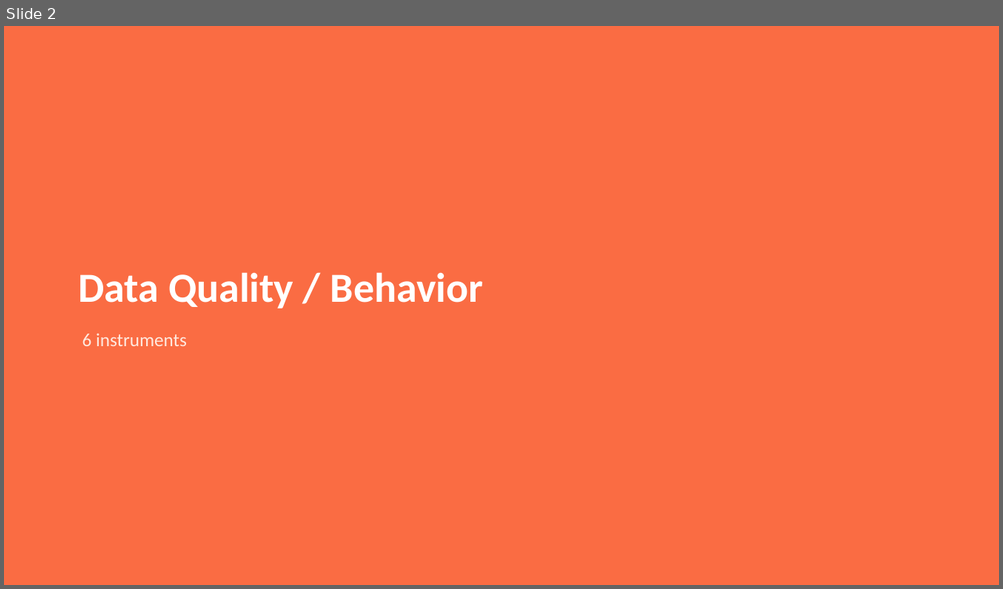
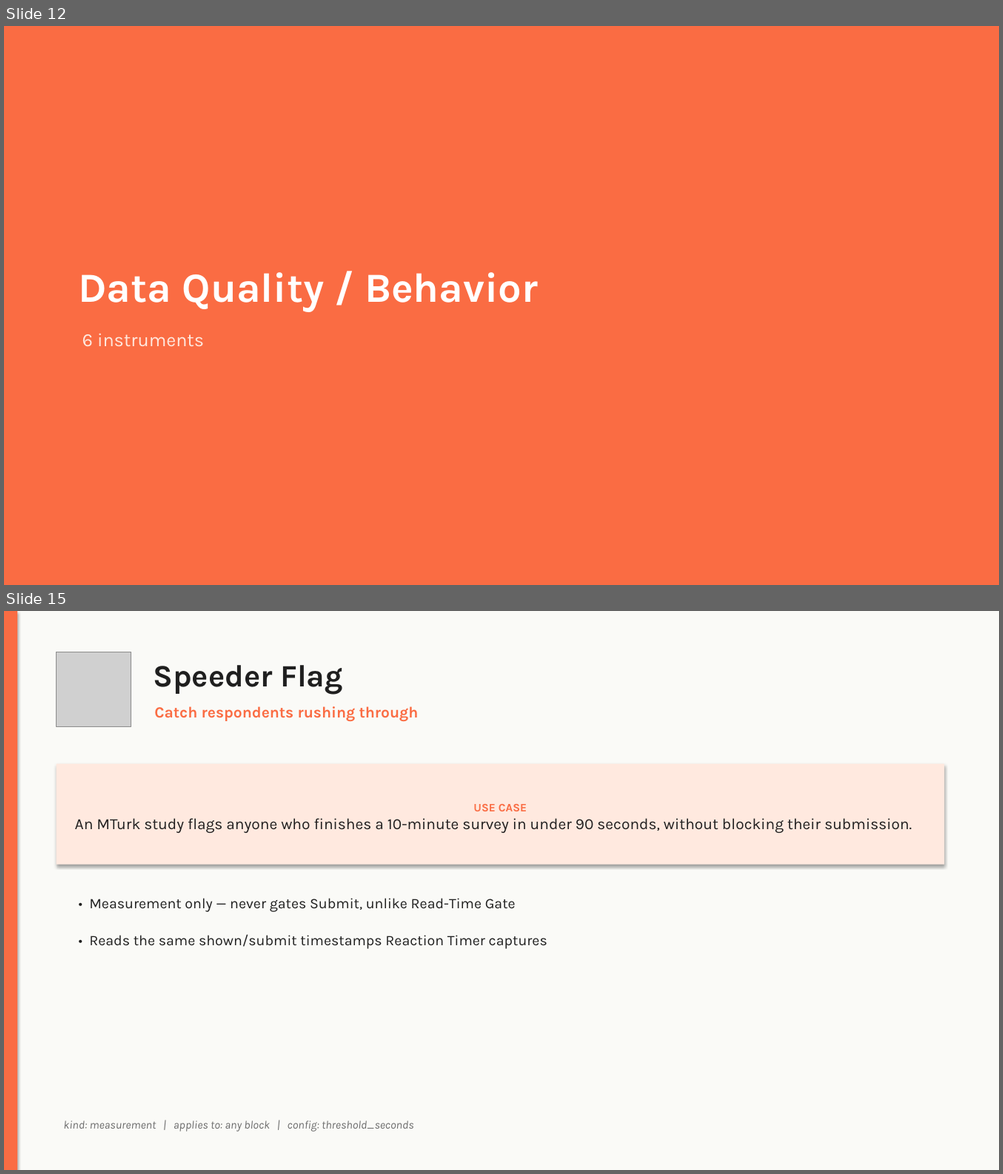
Before and after one commit to akilocorp/rag_platform, a slide deck: studio_instruments.pptx. Shown one above the other, each under a label of ours: slide 2 before the commit, slides 12 and 15 after it; the slides between them are not shown. The pictures are 1003x589 and 1003x1174 pixels, drawn with LibreOffice and Linux fonts; fonts in the diff are those of the drawing; grey boxes stand for pictures. Boxes give left, top, right and bottom in pixels: in the first picture for what was removed or moved away, otherwise in the second. Text is boxed around its words. In the diff, an @@ line names an element or a change of style, - is before the commit and + after.

```diff
--- a/studio_instruments.pptx
+++ b/studio_instruments.pptx
@@ slide 15 added at [4,611,999,1170], background #FFFFFF @@
@@ rectangle added at [4,611,999,1170], fill #FAFAF7 @@
@@ rectangle added at [4,611,17,1170], fill #FA6C43 @@
@@ picture added at [57,652,131,726] @@
@@ text added at [153,665,343,695], 30 pt, text #1F1F1F, bold @@
+Speeder Flag
@@ text added at [154,706,418,721], 15 pt, text #FA6C43, bold @@
+Catch respondents rushing through
@@ rectangle added at [57,764,944,865], fill #FFE9DF, 15 pt, text #1F1F1F @@
+USE CASE
+An MTurk study flags anyone who finishes a 10-minute survey in under 90 seconds, without blocking their submission.
@@ text added at [89,898,515,912], 14 pt, text #1F1F1F @@
+• Measurement only — never gates Submit, unlike Read-Time Gate
@@ text added at [89,934,547,949], 14 pt, text #1F1F1F @@
+• Reads the same shown/submit timestamps Reaction Timer captures
@@ text added at [63,1121,414,1132], 11 pt, text #6B6B6B, italic @@
+kind: measurement | applies to: any block | config: threshold_seconds
@@ what was slide 2 is now slide 12 @@
@@ slide 12 changed as well @@
@@ text "Data Quality / Behavior" at [79,272,538,312]: font Calibri to Karla @@
@@ text "6 instruments" at [82,334,204,346]: font Calibri to Karla @@
```
Also in this commit, not shown: 15 other slides changed, 17 other slides added, 8 slides removed.
